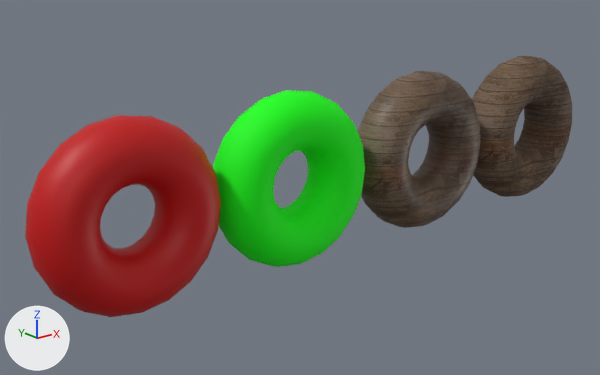
One commit to the FBX model Assets/torus.fbx: the scene before it, then after it.
Rendered twice from a camera (50 mm lens) standing at (-0.0973, -0.1046, 0.0401) and looking at (-0.0091, 0.0057, -0.004). Lighting does not change. The marker at lower left points along +X, +Y and +Z. Where no turn or scale is listed for an object, it has been applied to the vertices.
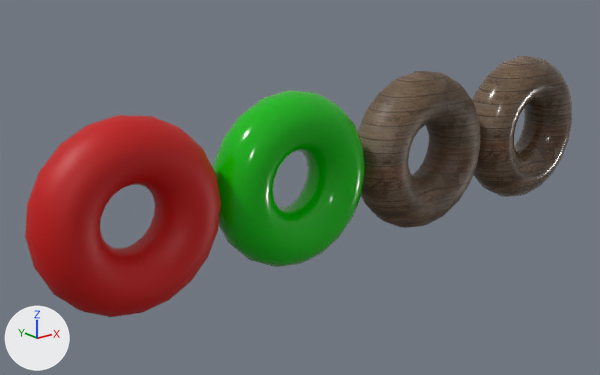
Edits to the bpy script that builds the scene:
```text
Change mat_phong1:
    mat_phong1.base_color: (0.0, 1.0, 0.0) -> (0.0, 0.462, 0.0)  # green #00ff00 -> green #00b500
    mat_phong1.roughness: 0.717 -> 0.144
Change mat_phong2:
    mat_phong2.roughness: 0.859 -> 0.181
```

Changed parts and their boxes [x1, y1, x2, y2] in the pictures (600 x 375 px):
'pTorus5', recoloured, surface changed
    both: [197, 56, 572, 267]
